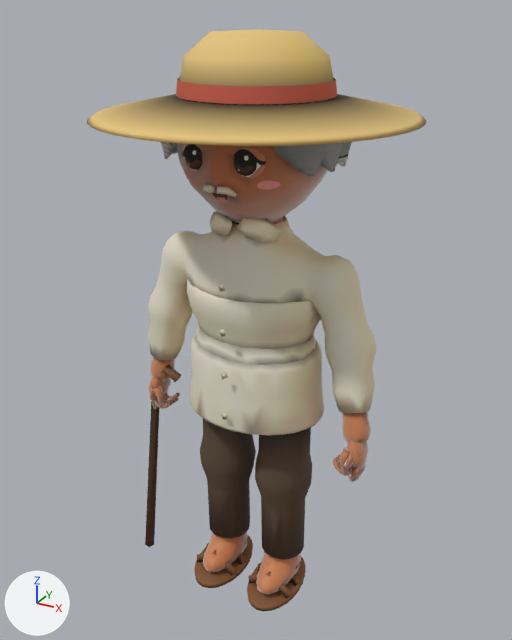
The glTF model models/villager-vn-grandpa.glb as it was, and as the next commit left it.
Before and after are seen from a 50 mm lens placed at (0.887, -1.611, 1.691), pointed at (-0.012, 0.023, 0.874). Lighting does not change. The marker at lower left points along +X, +Y and +Z. The picture after the commit comes second. Vertices at exactly the same position are counted once.
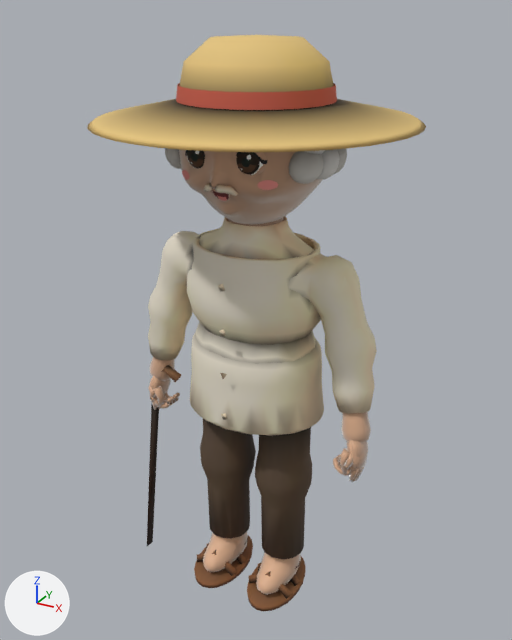
Scene script edits in JSON lines:
```json
{"block": "me_mesh_0", "where": "# used by ob_mesh_0; location = (0.0, 0.0, 0.0)"}
{"op": "remove", "block": "me_mesh_0", "code": "me_mesh_0.from_pydata(...)  # 5293 vertices, 10404 faces; spans x -0.37..0.38, y -0.21..0.2, z 0.0..1.62"}
{"op": "add", "block": "me_mesh_0", "code": "me_mesh_0.from_pydata(...)  # 5339 vertices, 10503 faces; spans x -0.36..0.38, y -0.21..0.2, z 0.0..1.63"}
{"block": "me_mesh_0", "change": "me_mesh_0 part 1: 301 vertices moved from x -0.35..0.36, y -0.17..0.2, z 0.03..1.62 to x -0.35..0.36, y -0.16..0.19, z 0.03..1.59; 2367 vertices removed from x -0.37..0.37, y -0.21..0.2, z 0.01..1.62; 2413 vertices added at x -0.36..0.37, y -0.21..0.2, z 0.01..1.63"}
{"block": "me_mesh_0", "change": "me_mesh_0 part 2: 1054 kept faces spanning x -0.36..0.38, y -0.18..0.19, z 0.01..1.59 get new vertex colours"}
{"block": "me_mesh_2", "where": "# used by ob_mesh_2; location = (0.0, 0.0, 0.0)"}
{"op": "remove", "block": "me_mesh_2", "code": "me_mesh_2.from_pydata(...)  # 910 vertices, 1344 faces; spans x -0.248..0.248, y -0.175..0.243, z 1.335..1.421"}
{"op": "add", "block": "me_mesh_2", "code": "me_mesh_2.from_pydata(...)  # 2552 vertices, 5000 faces; spans x -0.234..0.236, y -0.143..0.231, z 1.31..1.458"}
{"block": "me_mesh_2", "change": "me_mesh_2 part 3: 909 vertices removed from x -0.248..0.248, y -0.175..0.243, z 1.335..1.421; 2551 vertices added at x -0.234..0.236, y -0.143..0.231, z 1.31..1.458"}
{"block": "me_mesh_4", "where": "# used by ob_mesh_4; location = (0.0, 0.0, 0.0)"}
{"op": "remove", "block": "me_mesh_4", "code": "me_mesh_4.from_pydata(...)  # 361 vertices, 544 faces; spans x -0.418..0.418, y -0.414..0.422, z 1.442..1.646"}
{"op": "add", "block": "me_mesh_4", "code": "me_mesh_4.from_pydata(...)  # 361 vertices, 544 faces; spans x -0.418..0.418, y -0.414..0.422, z 1.43..1.633"}
{"block": "me_mesh_4", "change": "me_mesh_4 part 4: the loose piece of 200 vertices spanning x -0.418..0.418, y -0.414..0.422, z 1.442..1.496 is moved by (0.0, 0.0, -0.012)"}
{"block": "me_mesh_4", "change": "me_mesh_4 part 5: the loose piece of 97 vertices spanning x -0.198..0.198, y -0.194..0.203, z 1.493..1.646 is moved by (0.0, 0.0, -0.012)"}
{"block": "me_mesh_4", "change": "me_mesh_4 part 6: the loose piece of 64 vertices spanning x -0.2..0.2, y -0.195..0.204, z 1.496..1.533 is moved by (0.0, 0.0, -0.012)"}
```

Changed parts and their boxes (x1, y1, x2, y2) in the pictures (512 x 640 px; the box of a moved part takes in the faces that stretch with it):
```json
{"object": "Mesh_0", "change": "reshaped", "before": [145, 143, 376, 611], "after": [147, 150, 377, 611]}
{"object": "Mesh_4", "change": "reshaped", "before": [87, 29, 426, 146], "after": [87, 35, 426, 152]}
{"object": "Mesh_2", "change": "reshaped", "before": [161, 142, 352, 176], "after": [165, 148, 347, 184]}
{"part": 1, "of": "me_mesh_0", "change": "moved or reshaped", "before": [145, 143, 369, 594], "after": [147, 150, 369, 595]}
{"part": 2, "of": "me_mesh_0", "change": "recoloured", "before": [149, 217, 371, 594], "after": [149, 217, 371, 594]}
{"part": 4, "of": "me_mesh_4", "change": "moved or reshaped", "before": [87, 94, 426, 146], "after": [87, 99, 426, 152]}
{"part": 5, "of": "me_mesh_4", "change": "moved or reshaped", "before": [178, 29, 334, 105], "after": [179, 35, 335, 111]}
{"part": 6, "of": "me_mesh_4", "change": "moved or reshaped", "before": [176, 78, 337, 104], "after": [176, 83, 337, 110]}
```
